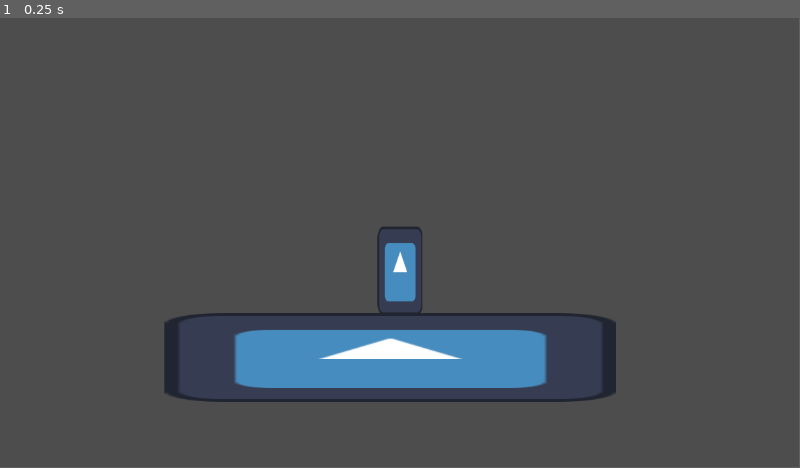
Above: before the commit, frame 1.
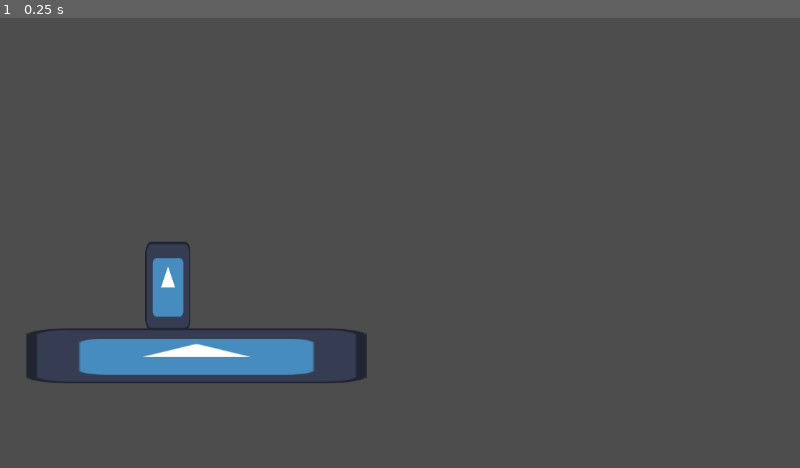
Above: after the commit, the same moment.

Repository: Realex78/KalPunch
Game: Godot game, scene res://Scenes/test_scene.tscn
Same seed, same stepped clock (60 frames per second), same inputs: the game is played once before the commit and once after it. The engine's default icon, where the game draws it, is replaced by a stand-in: a white triangle on a blue panel in a dark square.
Inputs:
- Up to frame 1 (0.25 s): no input
In our replay, the window is 799x449 before the commit and 800x450 after it. These sizes can differ from the game's own. Grey fills any space a smaller window leaves; there, only what the larger window draws over its background counts as a difference.

The runs differ from the first frame. In frame 1, 8.7% of the frame differs, in the area x 3-77%, y 46-86%.

Commit message:
hello
hello

Diff:
--- a/Scenes/test platform.tscn
+++ b/Scenes/test platform.tscn
@@ -3,15 +3,15 @@
 [ext_resource type="Texture2D" uid="uid://cdt33h7dhiyft" path="res://icon.svg" id="1_v2ypa"]
 
 [sub_resource type="RectangleShape2D" id="RectangleShape2D_jadek"]
-size = Vector2(652, 123)
+size = Vector2(489, 76)
 
 [node name="StaticBody2D" type="StaticBody2D"]
 
 [node name="Sprite2D" type="Sprite2D" parent="."]
-position = Vector2(-8, 0)
-scale = Vector2(5.08594, 1)
+position = Vector2(2, 24.5)
+scale = Vector2(3.82812, 0.617188)
 texture = ExtResource("1_v2ypa")
 
 [node name="CollisionShape2D" type="CollisionShape2D" parent="."]
-position = Vector2(-8, 0.5)
+position = Vector2(1, 26)
 shape = SubResource("RectangleShape2D_jadek")
--- a/Scenes/test_scene.tscn
+++ b/Scenes/test_scene.tscn
@@ -6,7 +6,7 @@
 [node name="TestScene" type="Node2D"]
 
 [node name="TestPlayer" parent="." instance=ExtResource("1_c5kcj")]
-position = Vector2(577, 395)
+position = Vector2(242, 404)
 
-[node name="Sprite2D" parent="." instance=ExtResource("2_uv7he")]
-position = Vector2(571, 490)
+[node name="StaticBody2D" parent="." instance=ExtResource("2_uv7he")]
+position = Vector2(281, 462)
--- a/project.godot
+++ b/project.godot
@@ -17,7 +17,8 @@
 
 [display]
 
-window/stretch/aspect="ignore"
+window/size/mode=3
+window/stretch/mode="viewport"
 
 [input]
 
@@ -31,8 +32,13 @@
 "events": [Object(InputEventJoypadButton,"resource_local_to_scene":false,"resource_name":"","device":-1,"button_index":14,"pressure":0.0,"pressed":false,"script":null)
 ]
 }
-Jump(A)={
+D-pad(Up)={
 "deadzone": 0.5,
-"events": [Object(InputEventJoypadButton,"resource_local_to_scene":false,"resource_name":"","device":-1,"button_index":0,"pressure":0.0,"pressed":false,"script":null)
+"events": [Object(InputEventJoypadButton,"resource_local_to_scene":false,"resource_name":"","device":-1,"button_index":11,"pressure":0.0,"pressed":false,"script":null)
 ]
 }
+D-pad(Down)={
+"deadzone": 0.5,
+"events": [Object(InputEventJoypadButton,"resource_local_to_scene":false,"resource_name":"","device":-1,"button_index":12,"pressure":0.0,"pressed":false,"script":null)
+]
+}
